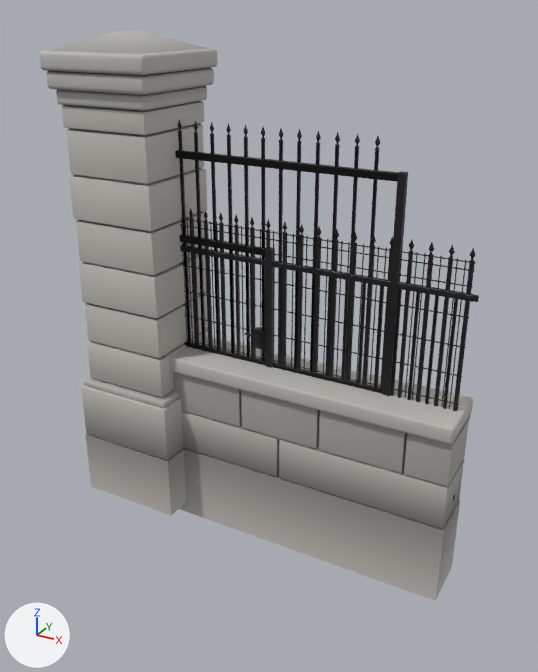
An edit to the glTF model models/parkfence/parkfence.glb, drawn before and after from the same camera.
Rendered twice from a camera (50 mm lens) standing at (3.42, -4.28, 3.17) and looking at (1.06, 0.01, 1.03). The lights are fixed; the arrows at lower left show +X, +Y and +Z. The picture after the commit comes second. Objects named as collision shapes, trigger or cutter boxes, shadow casters or lower levels of detail are left out.

In view in the first picture: 'pf_bars_lod0', 'pf_gate1_lod0', 'pf_gate2_lod0', 'pf_mesh_lod0', 'pf_pier_lod0', 'pf_plinth_lod0', 'pf_rail_lod0'.
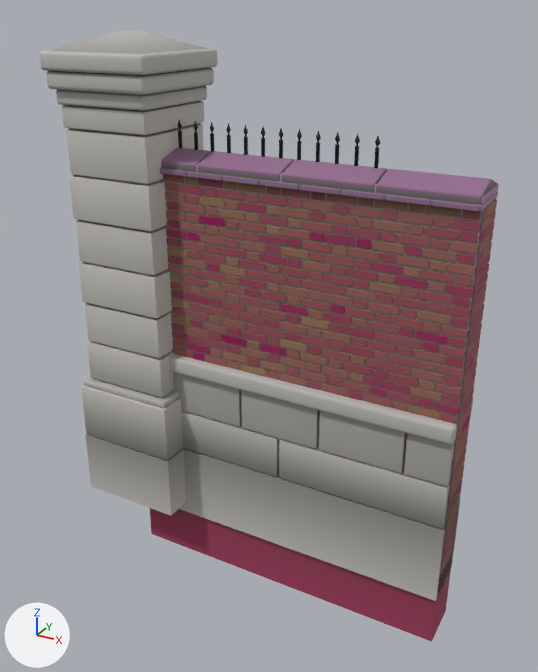
Where the change shows, as pixel boxes [x1, y1, x2, y2] in the pictures (538 x 672 px):
```json
{"object": "pf_brick_lod0", "change": "added", "after": [150, 148, 499, 642], "on screen": "brown", "faces in mat_brick": [150, 174, 497, 642], "faces in mat_mortar": [163, 164, 499, 573], "faces in mat_coping": [160, 148, 497, 212]}
{"object": "pf_gate2_lod0", "change": "unchanged, covered by the edit", "before": [175, 119, 408, 396], "after": [178, 119, 380, 168]}
{"object": "pf_rail_lod0", "change": "unchanged, covered by the edit", "before": [181, 208, 479, 501]}
{"object": "pf_bars_lod0", "change": "unchanged, covered by the edit", "before": [180, 246, 474, 409]}
{"object": "pf_mesh_lod0", "change": "unchanged, covered by the edit", "before": [180, 217, 476, 411]}
```

The change, as JSON lines over the scene's bpy script:
```json
{"op": "add", "block": "mat_coping", "code": ["mat_coping = bpy.data.materials.new('coping')", "# nodes: BsdfPrincipled, Mix, OutputMaterial, VertexColor", "# colours: grey #959390, mixed with the vertex colours"]}
{"op": "add", "block": "mat_mortar", "code": ["mat_mortar = bpy.data.materials.new('mortar')", "# nodes: BsdfPrincipled, Mix, OutputMaterial, VertexColor", "# colours: light grey #c4bfb5, mixed with the vertex colours"]}
{"op": "add", "block": "mat_brick", "code": ["mat_brick = bpy.data.materials.new('brick')", "# nodes: BsdfPrincipled, Mix, OutputMaterial, VertexColor", "# colours: brown #a2735d, mixed with the vertex colours"]}
{"op": "add", "block": "me_pf_brick_lod0", "code": ["me_pf_brick_lod0 = bpy.data.meshes.new('pf_brick_lod0')", "me_pf_brick_lod0.from_pydata(...)  # 8907 vertices, 6236 faces; spans x -0.01..2.51, y -0.2..0.2, z -1.0..2.3", "# faces by material slot: [36, 5612, 588]", "me_pf_brick_lod0.materials.append(mat_mortar)", "me_pf_brick_lod0.materials.append(mat_brick)", "me_pf_brick_lod0.materials.append(mat_coping)"]}
{"op": "add", "block": "ob_pf_brick_lod0", "code": ["ob_pf_brick_lod0 = bpy.data.objects.new('pf_brick_lod0', me_pf_brick_lod0)", "ob_pf_brick_lod0.location = (0.0, 0.0, 0.0)"]}
```
